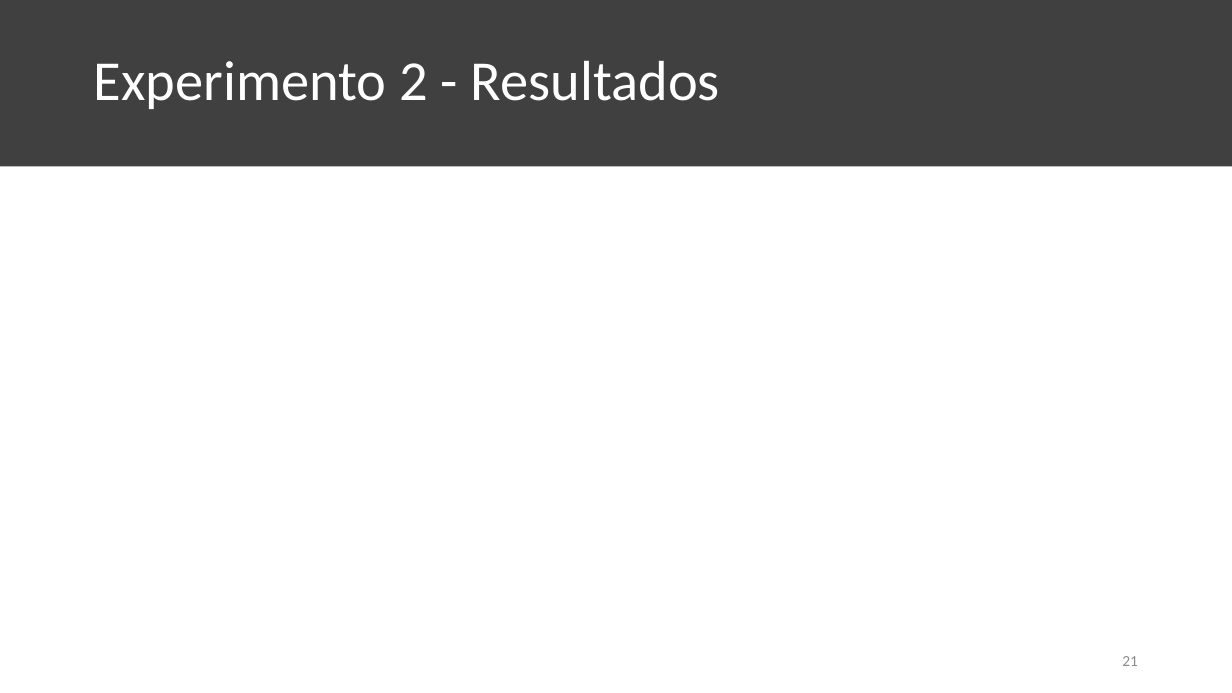
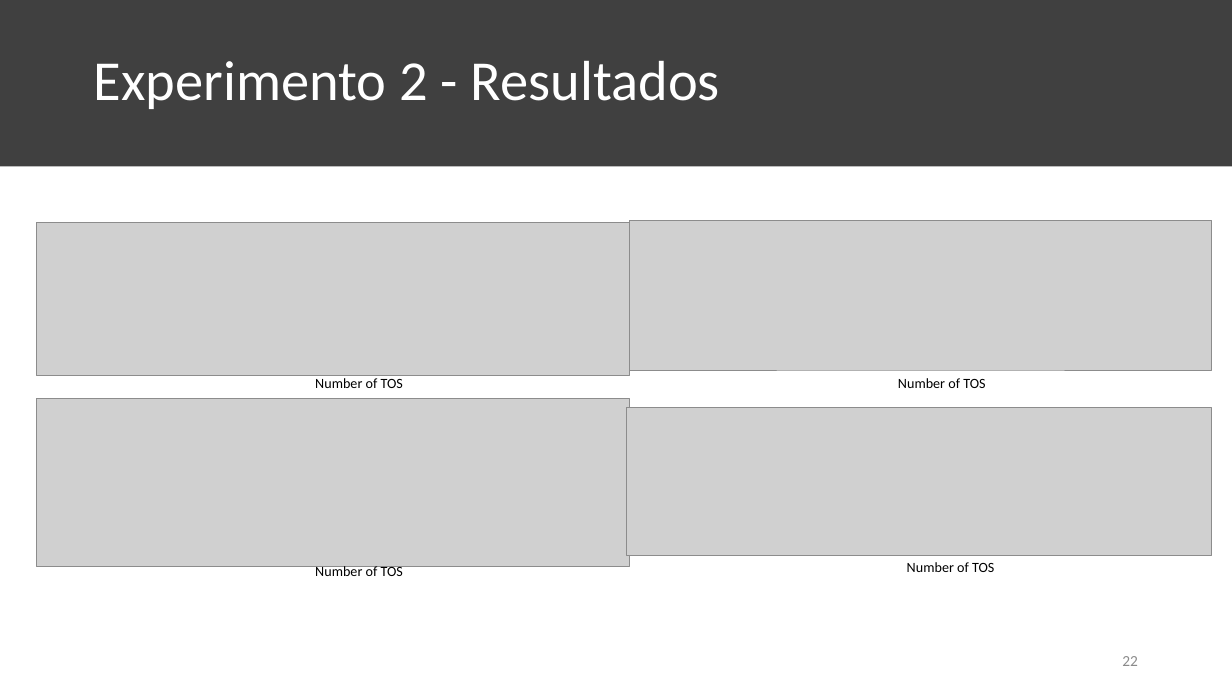
Before and after one commit to KaioAlex/DigitalSecurity, a slide deck: slide 22 of XGBOD-Seminar/XGBOD Seminar.pptx (slide 21 before the commit). Drawn at 1232x693 pixels with LibreOffice and Linux fonts; fonts in the diff are those of the drawing; grey boxes stand for pictures. Boxes give left, top, right and bottom in pixels: in the first picture for what was removed or moved away, otherwise in the second. Text is boxed around its words. In the diff, an @@ line names an element or a change of style, - is before the commit and + after.

```diff
--- a/XGBOD-Seminar/XGBOD Seminar.pptx
+++ b/XGBOD-Seminar/XGBOD Seminar.pptx
@@ picture added at (x1=36, y1=223, x2=629, y2=375) @@
@@ picture added at (x1=629, y1=220, x2=1212, y2=370) @@
@@ text added at (x1=315, y1=378, x2=403, y2=388), 11 pt, text #000000 @@
+Number of TOS
@@ text added at (x1=898, y1=378, x2=985, y2=388), 11 pt, text #000000 @@
+Number of TOS
@@ picture added at (x1=36, y1=398, x2=629, y2=567) @@
@@ picture added at (x1=627, y1=409, x2=1212, y2=556) @@
@@ text added at (x1=315, y1=564, x2=403, y2=576), 11 pt, text #000000 @@
+Number of TOS
@@ text added at (x1=907, y1=562, x2=994, y2=572), 11 pt, text #000000 @@
+Number of TOS
@@ page number at (x1=1122, y1=656, x2=1138, y2=666): text changed @@
-21
+22
```
Also in this commit, not shown: 9 other slides changed, 1 slide added, 1 slide removed.
